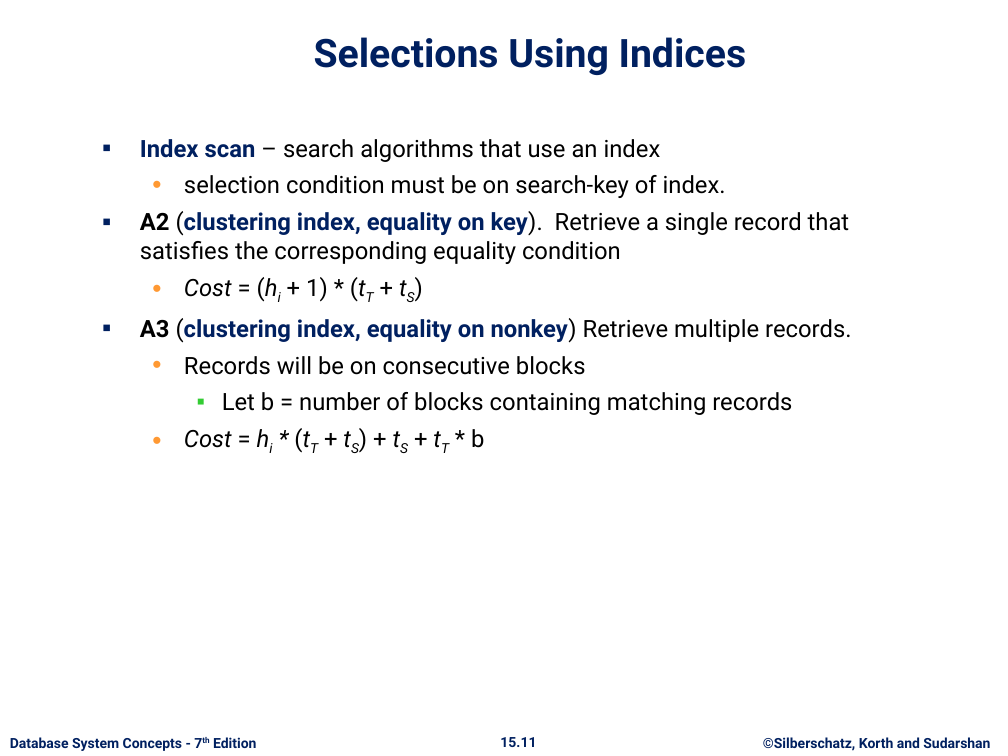
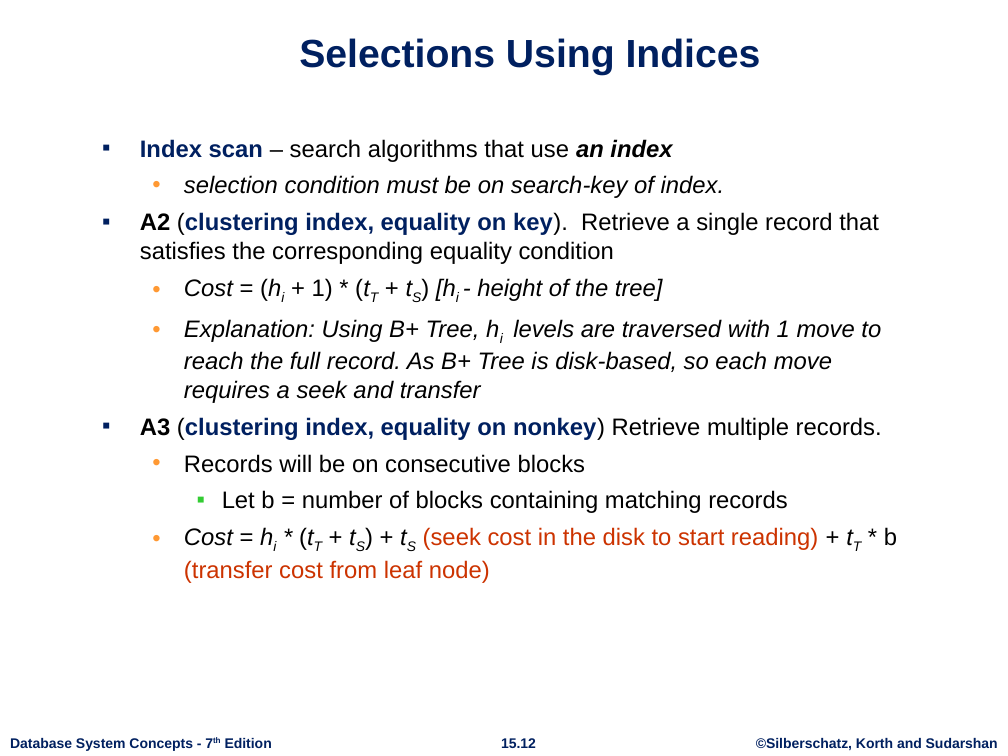
Before and after one commit to rizveeredwan/course-contents, a slide deck: slide 12 of CSE-3104/ch15.pptx (slide 11 before the commit). Drawn at 1008x756 pixels with LibreOffice and Linux fonts; fonts in the diff are those of the drawing; background and template pictures are left out. Boxes give left, top, right and bottom in pixels: in the first picture for what was removed or moved away, otherwise in the second. Text is boxed around its words. In the diff, an @@ line names an element or a change of style, - is before the commit and + after.

```diff
--- a/CSE-3104/ch15.pptx
+++ b/CSE-3104/ch15.pptx
@@ title "Selections Using Indices" at (299,38,761,75): font Roboto to Arial @@
@@ text at (140,139,882,513): font Roboto to Arial in "Index scan – search algorithms that use ...", "selection condition must be on search-key of ...", "A2 (clustering index, equality on key). Retrieve ...", "A3 (clustering index, equality on nonkey) Retrieve ..." and 2 more places; bold on in "an index"; italic on in "an index", "selection condition must be on search-key of ..."; less space between paragraphs @@
@@ text at (184,278,881,403): text changed; font Roboto to Arial @@
-  • Cost = (hi + 1) * (tT + tS)
+  • Cost = (hi + 1) * (tT + tS) [hi - height of the tree]
+  • Explanation: Using B+ Tree, hi levels are traversed with 1 move to reach the full record. As B+ Tree is disk-based, so each move requires a seek and transfer
@@ text at (184,527,897,583): text changed; font Roboto to Arial; text colour #000000 to #CC3300; italic off @@
-  • Cost = hi * (tT + tS) + tS + tT * b
+  • Cost = hi * (tT + tS) + tS (seek cost in the disk to start reading) + tT * b (transfer cost from leaf node)
@@ text "Database System Concepts - 7th ..." at (10,738,272,751): font Roboto to Arial; less space between paragraphs @@
@@ page number at (501,738,536,748): text changed; font Roboto to Arial @@
-15.11
+15.12
@@ text "©Silberschatz, Korth and Sudarshan" at (756,738,998,751): font Roboto to Arial; less space between paragraphs @@
```
Also in this commit, not shown: 62 other slides changed, 17 slides added.
